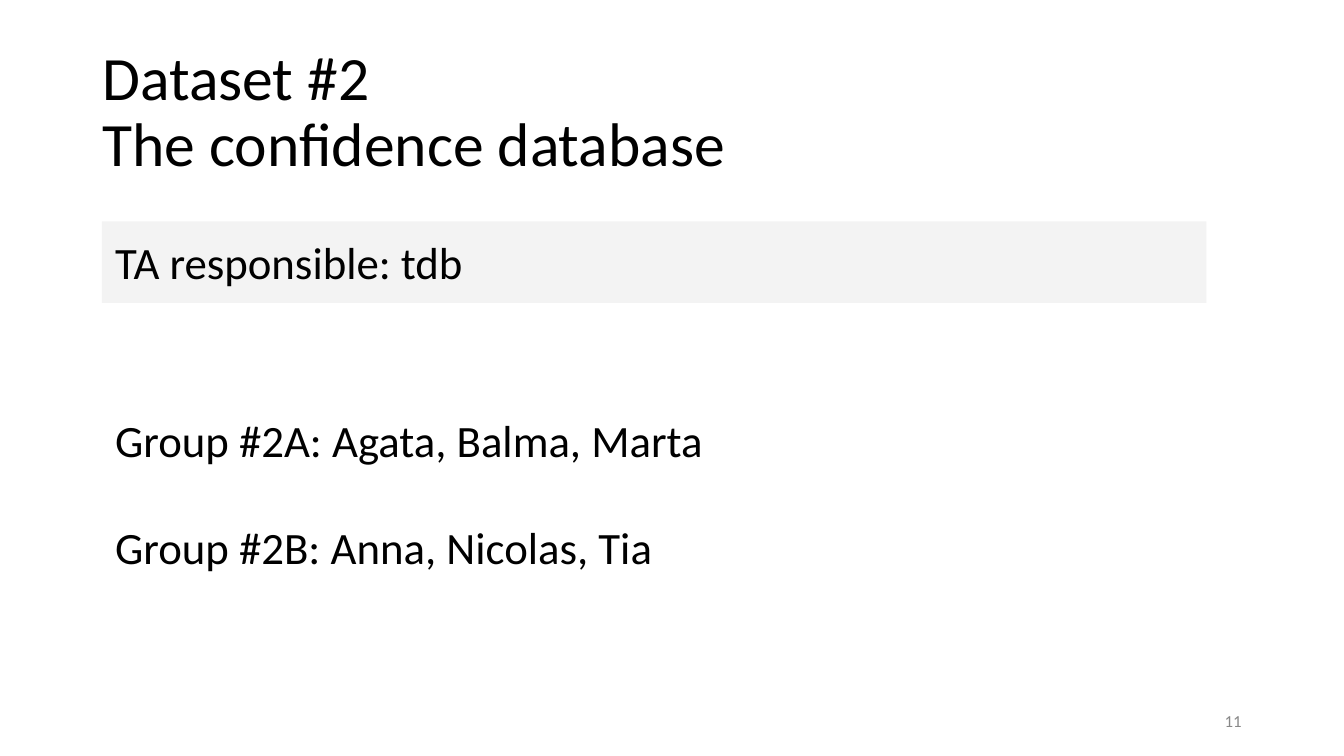
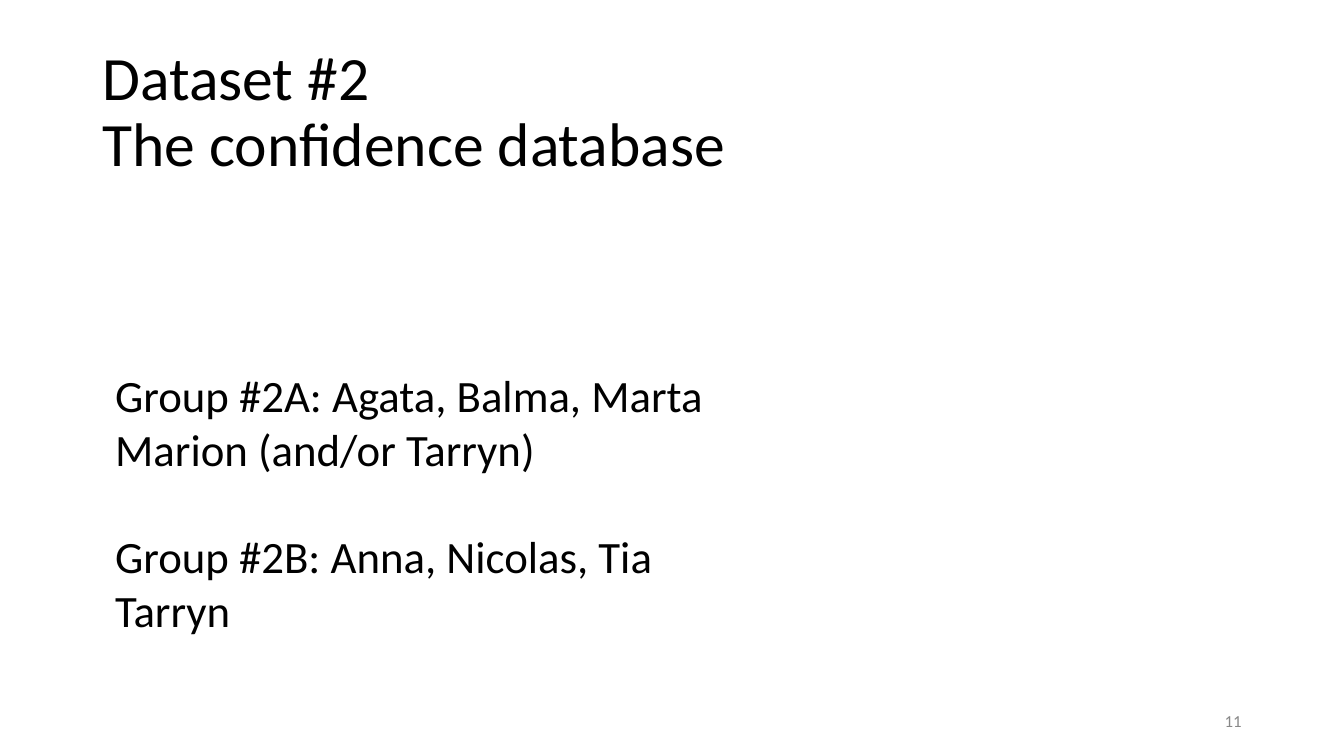
Before and after one commit to bambschool/BAMB2023, a slide deck: slide 11 of slides_lectures/BAMB! 2023 Project work kick-off.pptx. Drawn at 1344x756 pixels with LibreOffice and Linux fonts; fonts in the diff are those of the drawing. Boxes give left, top, right and bottom in pixels: in the first picture for what was removed or moved away, otherwise in the second. Text is boxed around its words. In the diff, an @@ line names an element or a change of style, - is before the commit and + after.

```diff
--- a/slides_lectures/BAMB! 2023 Project work kick-off.pptx
+++ b/slides_lectures/BAMB! 2023 Project work kick-off.pptx
@@ rectangle removed at box(102, 222, 1207, 304) @@
-TA responsible: tdb
@@ text "Group #2A: Agata, Balma, Marta": place and size @@
-text "Group #2A: Agata, Balma, Marta" at box(115, 426, 702, 572)
+text "Group #2A: Agata, Balma, Marta" at box(115, 381, 702, 635)
@@ text at box(115, 433, 535, 474): paragraph added @@
+Marion (and/or Tarryn)
@@ text at box(115, 598, 230, 635): paragraph added @@
+Tarryn
```
Also in this commit, not shown: 9 other slides changed, 1 slide added.
